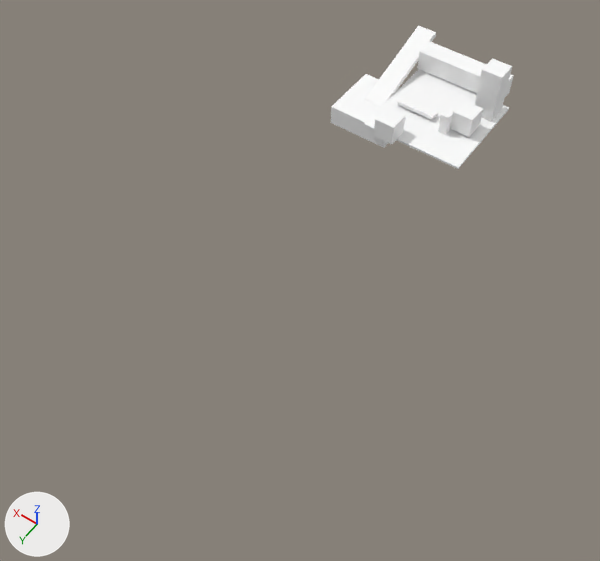
A saved change to the OBJ model gdx/data/scene.obj.
Both versions are drawn from a 50 mm lens placed at (-27.1, 60.1, 51.1), pointed at (-1.9, 24.7, -4.4). The axes (+X, +Y, +Z) are drawn at lower left. The lights are the same throughout. Where no turn or scale is listed for an object, it has been applied to the vertices.
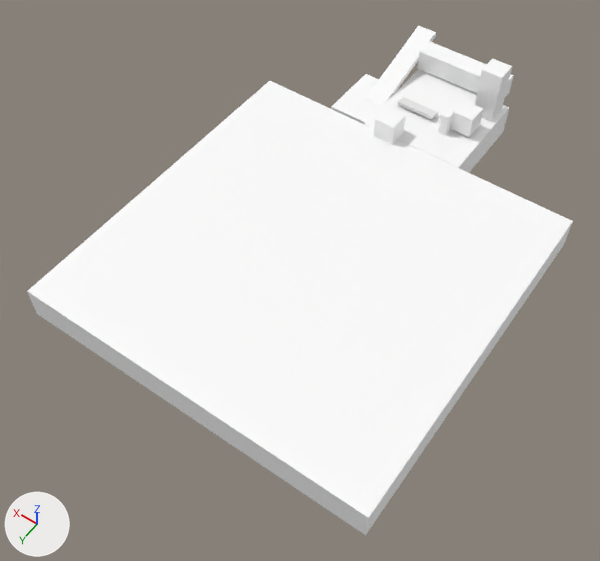
What differs and where, as boxes [x1, y1, x2, y2] in the pictures (600 x 561 px):
'grid5_copy12', added
    after: [27, 81, 573, 535]
'grid5', reshaped
    before: [364, 69, 509, 169]
    after: [365, 69, 509, 173]

The edits, one by one:
me_grid5 is used by ob_grid5; location (0.0, 0.0, 0.0).
me_grid5 had 8 vertices, 12 faces and spanned x -7.41..2.59, y -1.84..8.16, z -1.42..-1.22.
me_grid5 now has 8 vertices, 12 faces and spans x -7.41..2.59, y -1.84..8.16, z -4.27..-1.23.
me_grid5 part 1: the whole mesh is rebuilt.
Mesh me_grid5_copy12 is new.
It is a box spanning x -18.4..13.6, y 8.2..40.2, z -4.3..-1.2.
It uses material mat_default2 (white #ffffff).
Object 'grid5_copy12' (ob_grid5_copy12) is new; it shows me_grid5_copy12.
Its location is (0.0, 0.0, 0.0).
